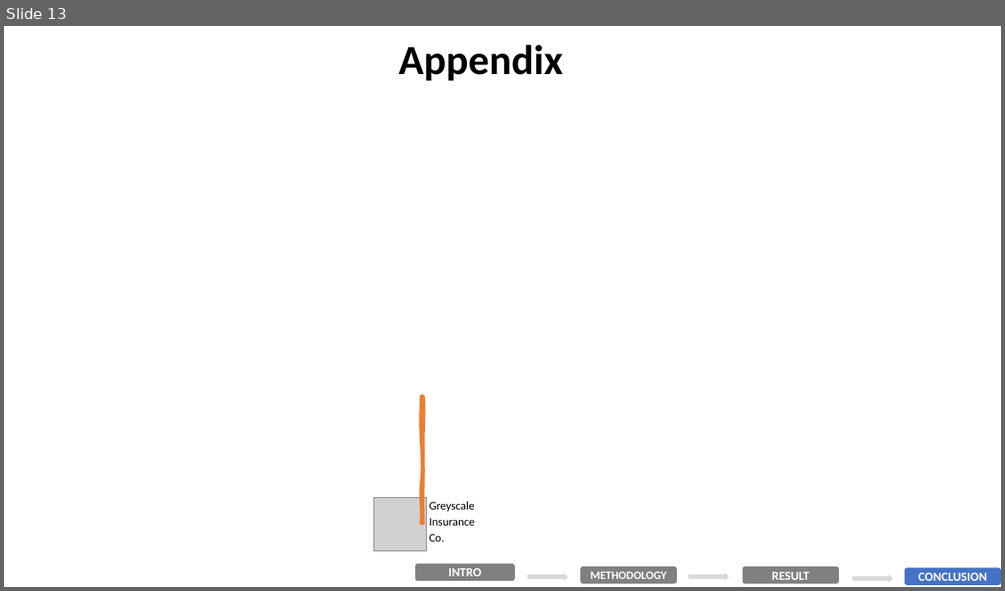
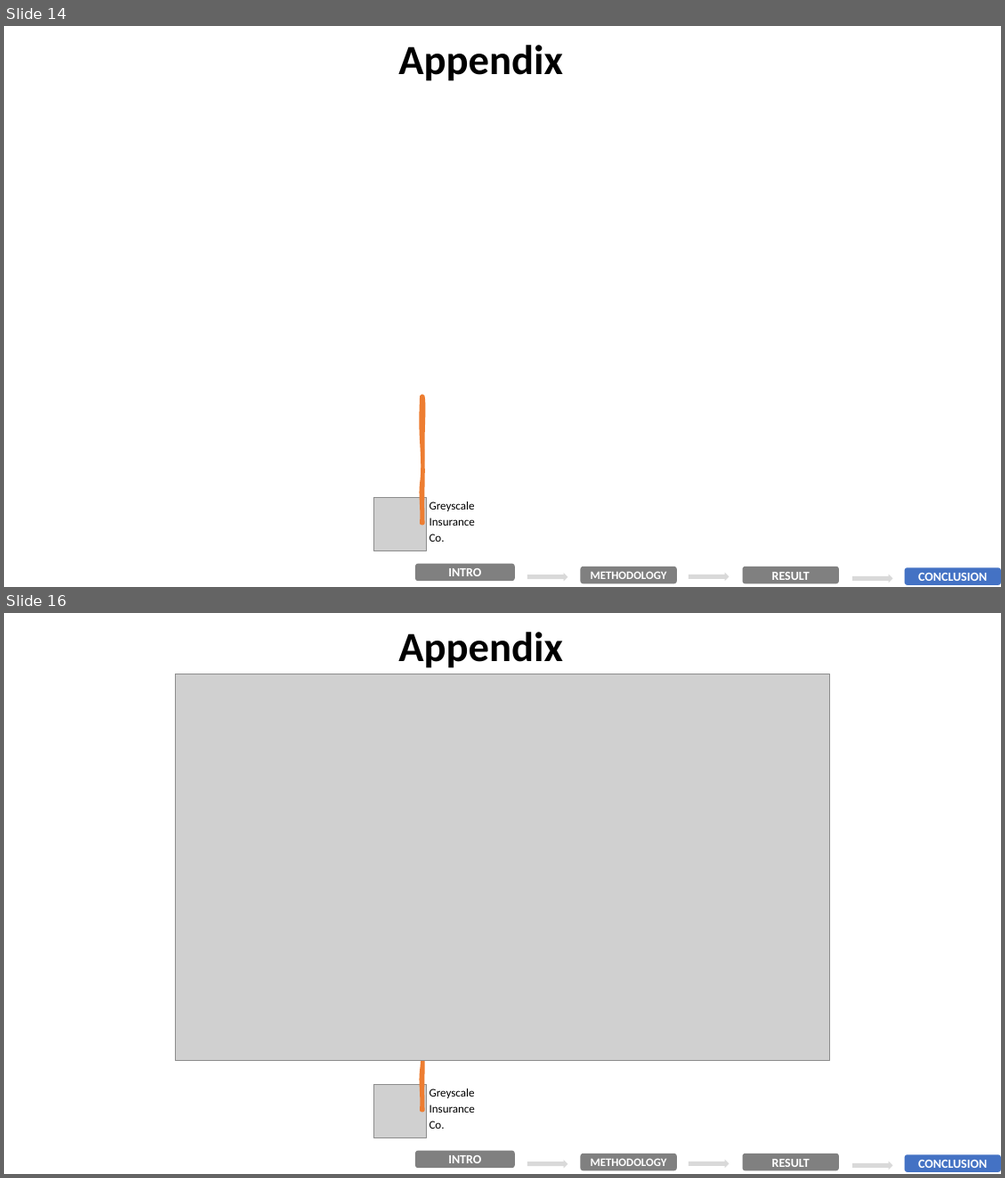
Before and after one commit to dranreb1660/Business_Fundermentals, a slide deck: BF_insurance.pptx. Shown one above the other, each under a label of ours: slide 13 before the commit, slides 14 and 16 after it; the slides between them are not shown. The pictures are 1005x591 and 1005x1178 pixels, drawn with LibreOffice and Linux fonts; fonts in the diff are those of the drawing; grey boxes stand for pictures; background and template pictures are left out. Boxes give left, top, right and bottom in pixels: in the first picture for what was removed or moved away, otherwise in the second. Text is boxed around its words. In the diff, an @@ line names an element or a change of style, - is before the commit and + after.

```diff
--- a/BF_insurance.pptx
+++ b/BF_insurance.pptx
@@ slide 16 added at <box>4,613,1001,1174</box>, background picture (left out) @@
@@ text added at <box>398,632,563,668</box>, 40 pt, text #000000, bold @@
+Appendix
@@ picture added at <box>175,674,829,1061</box> @@
@@ freeform shape added at <box>421,983,423,1111</box>, fill #ED7D31, outline #ED7D31 3.25 pt @@
@@ picture added at <box>373,1084,427,1137</box> @@
@@ text added at <box>429,1088,475,1128</box>, 11.2 pt, text #000000 @@
+Greyscale
+Insurance
+Co.
@@ rounded rectangle added at <box>415,1151,515,1167</box>, fill #808080, 12 pt, text #FFFFFF, bold @@
+INTRO
@@ right arrow added at <box>527,1159,568,1167</box>, fill #D9D9D9 @@
@@ rounded rectangle added at <box>581,1153,677,1170</box>, fill #808080, 11 pt, text #FFFFFF, bold @@
+METHODOLOGY
@@ right arrow added at <box>688,1159,728,1167</box>, fill #D9D9D9 @@
@@ rounded rectangle added at <box>743,1153,840,1170</box>, fill #808080, 12 pt, text #FFFFFF, bold @@
+RESULT
@@ right arrow added at <box>853,1161,893,1169</box>, fill #D9D9D9 @@
@@ rounded rectangle added at <box>905,1154,1001,1172</box>, fill #4472C4, 12 pt, text #FFFFFF, bold @@
+CONCLUSION
@@ what was slide 13 is now slide 14 @@
```
Also in this commit, not shown: 5 slides changed, 2 other slides added, 1 other file.
